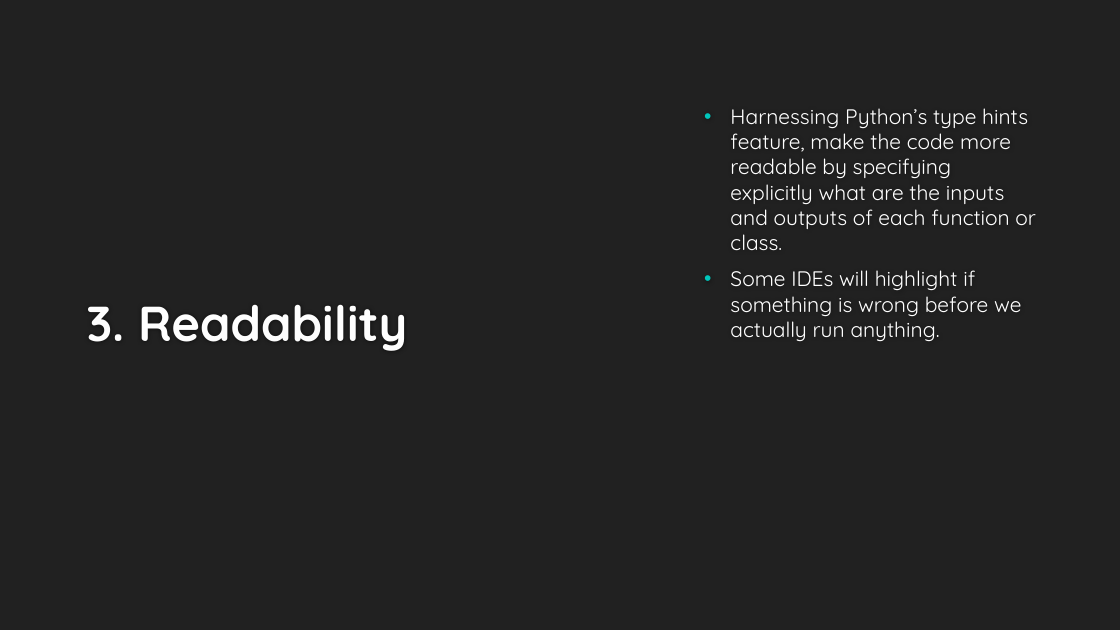
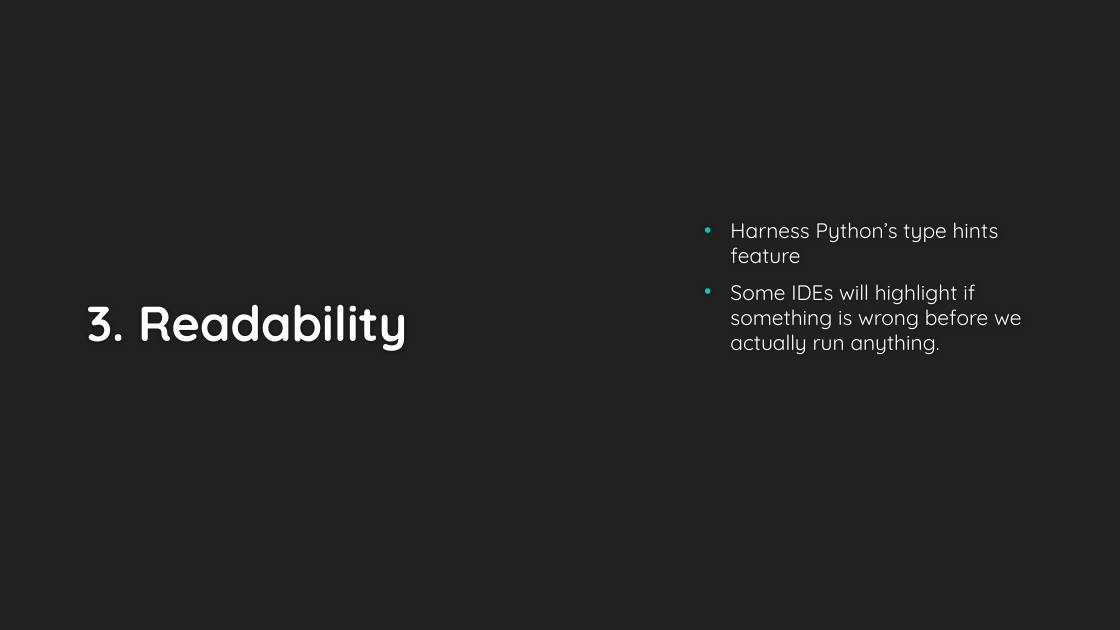
Before and after one commit to NatanMish/data_validation, a slide deck: slide 12 of Data Validation for Data Science.pptx. Drawn at 1120x630 pixels with LibreOffice and Linux fonts; fonts in the diff are those of the drawing; background and template pictures are left out. Boxes give left, top, right and bottom in pixels: in the first picture for what was removed or moved away, otherwise in the second. Text is boxed around its words. In the diff, an @@ line names an element or a change of style, - is before the commit and + after.

```diff
--- a/Data Validation for Data Science.pptx
+++ b/Data Validation for Data Science.pptx
@@ text "Harness Python’s type hints feature" moved from (x1=730, y1=108, x2=1036, y2=341) to (x1=730, y1=222, x2=1021, y2=354) @@
@@ text at (x1=730, y1=222, x2=999, y2=263): text changed @@
-• Harnessing Python’s type hints feature, make the code more readable by specifying explicitly what are the inputs and outputs of each function or class.
+• Harness Python’s type hints feature
```
Also in this commit, not shown: 3 other slides changed, 3 other files.
